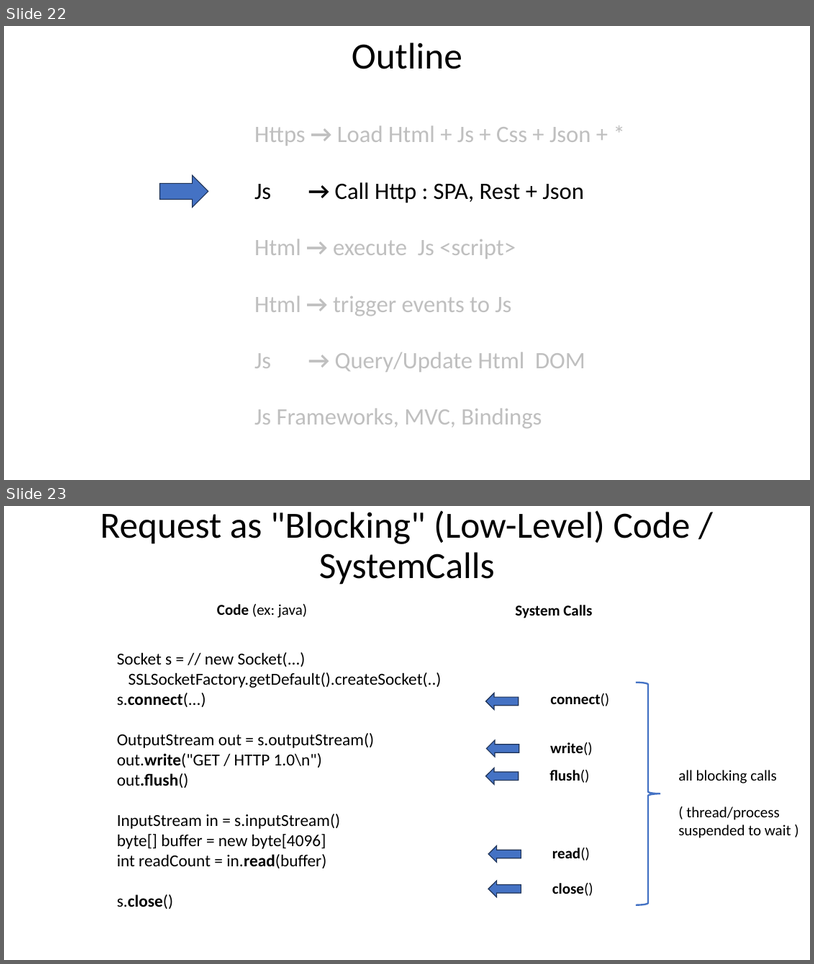
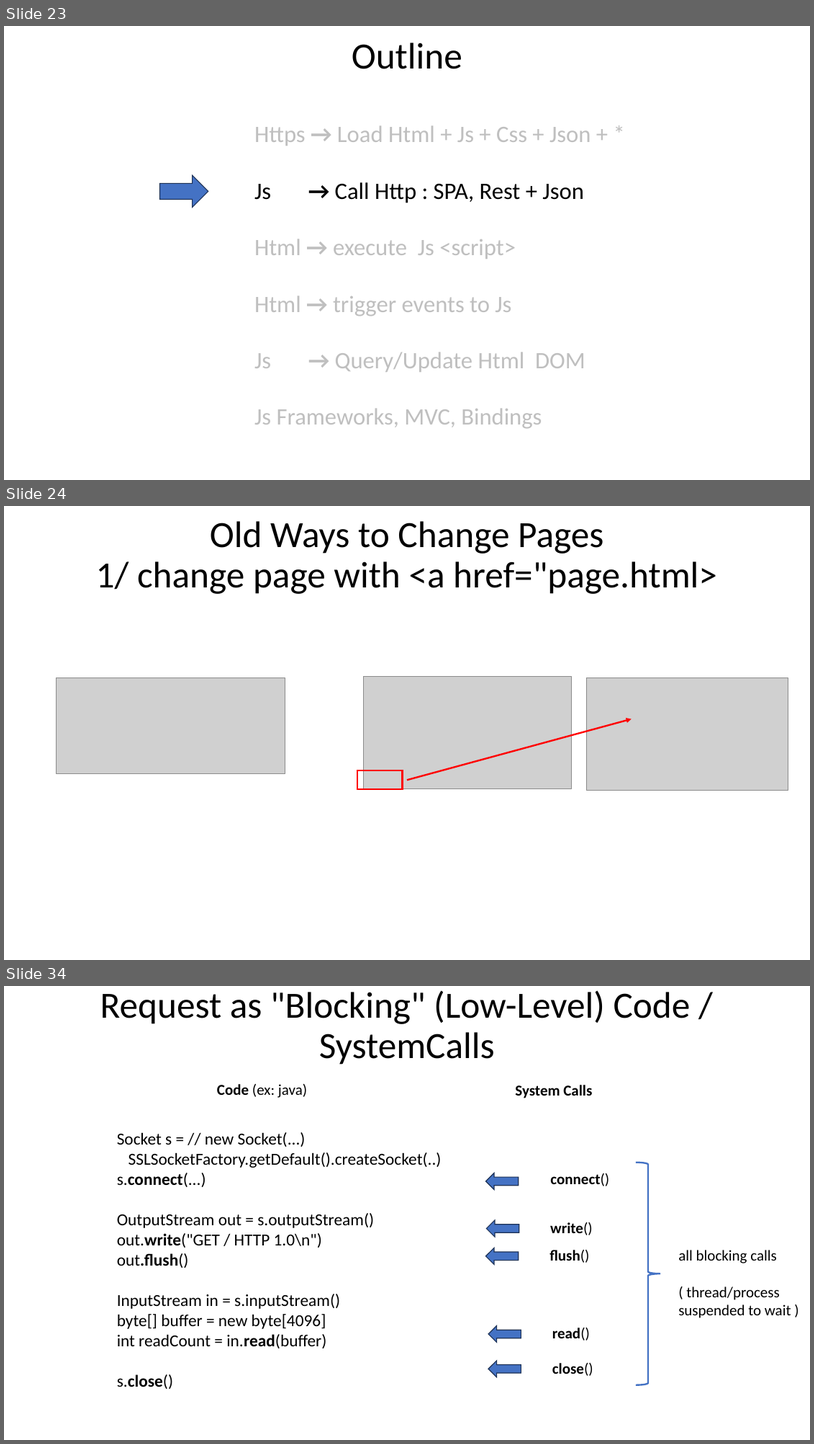
Before and after one commit to Arnaud-Nauwynck/presentations, a slide deck: web/Web-Interactions-http-html-js.pptx. Shown one above the other, each under a label of ours: slides 22 and 23 before the commit, slides 23, 24 and 34 after it; the slides between them are not shown. The pictures are 814x964 and 814x1444 pixels, drawn with LibreOffice and Linux fonts; fonts in the diff are those of the drawing; grey boxes stand for pictures. Boxes give left, top, right and bottom in pixels: in the first picture for what was removed or moved away, otherwise in the second. Text is boxed around its words. In the diff, an @@ line names an element or a change of style, - is before the commit and + after.

```diff
--- a/web/Web-Interactions-http-html-js.pptx
+++ b/web/Web-Interactions-http-html-js.pptx
@@ slide 24 added at [4,506,810,960], background #FFFFFF @@
@@ title added at [96,521,718,594], 44 pt, text #000000 @@
+Old Ways to Change Pages
+1/ change page with <a href="page.html>
@@ picture added at [56,678,286,773] @@
@@ picture added at [364,676,572,788] @@
@@ picture added at [586,678,789,790] @@
@@ arrow added from (407, 780) to (632, 719), #FF0000 2 pt @@
@@ rectangle added at [358,770,403,789], outline #FF0000 2.25 pt @@
@@ what was slide 22 is now slide 23 @@
@@ what was slide 23 is now slide 34 @@
```
Also in this commit, not shown: 9 other slides added, 1 other file.
